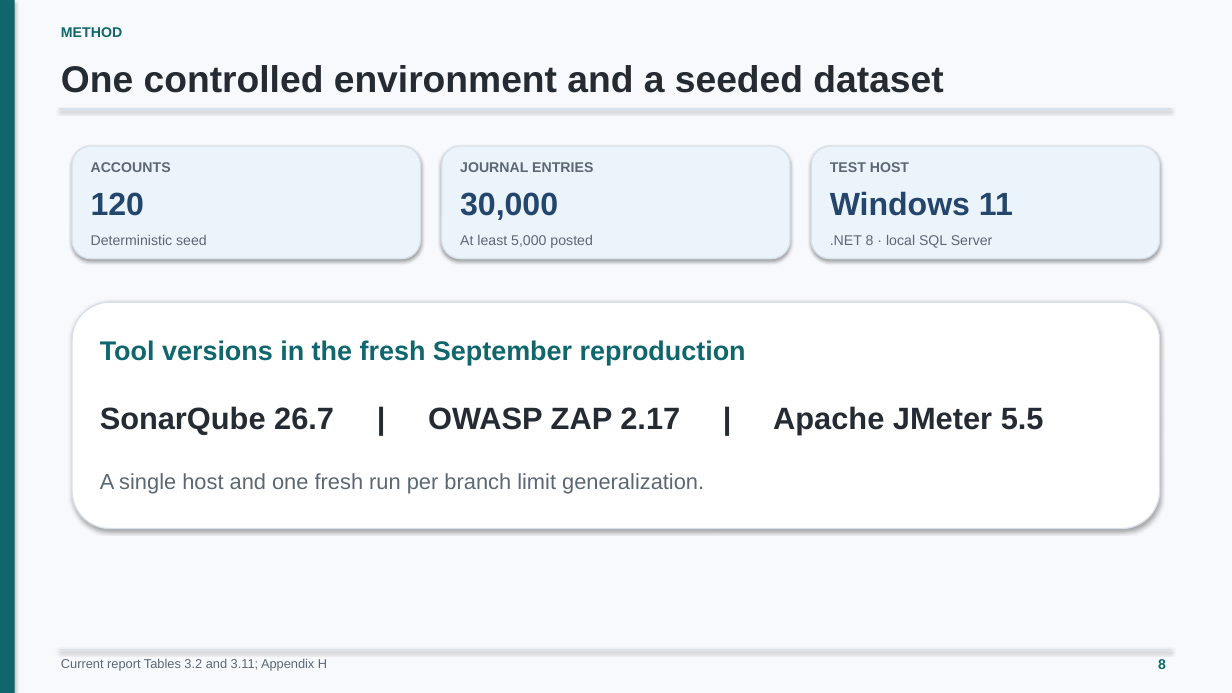
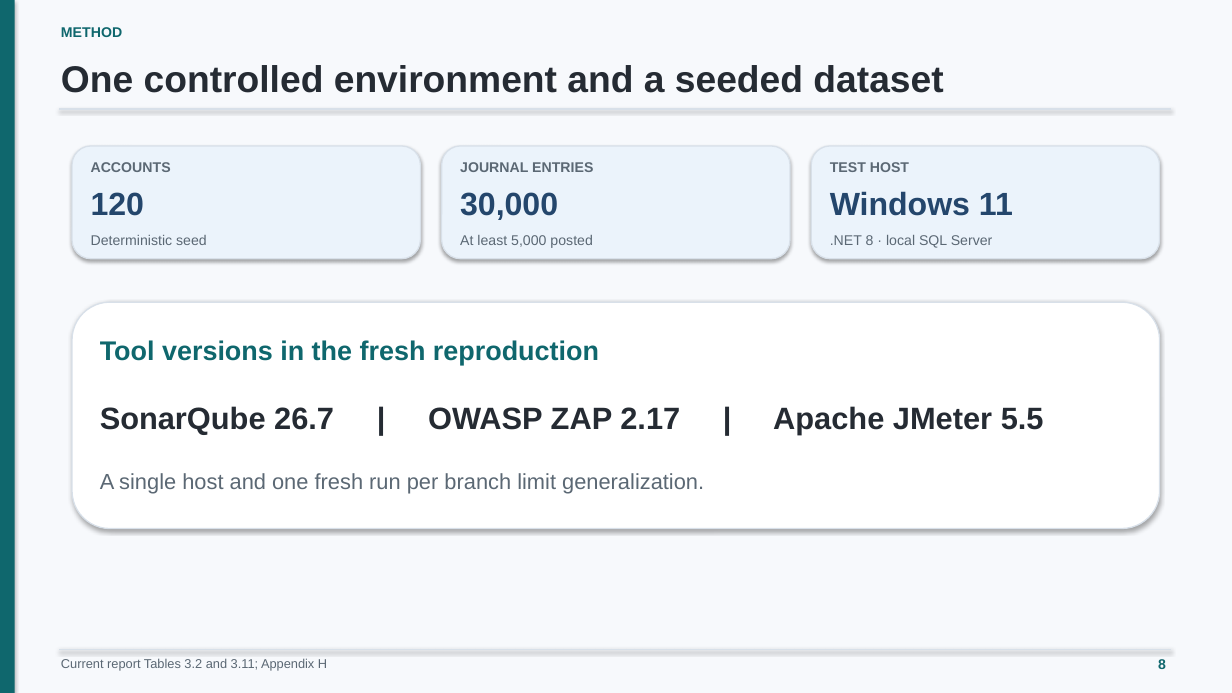
Before and after one commit to minatozaki98/financial-accounting, a slide deck: slide 8 of Document/outputs/final-defense/G6519692_Zaw_Ye_Htut_Ko_Final_Thesis_Defense.pptx. Drawn at 1232x693 pixels with LibreOffice and Linux fonts; fonts in the diff are those of the drawing. Boxes give left, top, right and bottom in pixels: in the first picture for what was removed or moved away, otherwise in the second. Text is boxed around its words. In the diff, an @@ line names an element or a change of style, - is before the commit and + after.

```diff
--- a/Document/outputs/final-defense/G6519692_Zaw_Ye_Htut_Ko_Final_Thesis_Defense.pptx
+++ b/Document/outputs/final-defense/G6519692_Zaw_Ye_Htut_Ko_Final_Thesis_Defense.pptx
@@ text at [100,340,599,365]: text changed @@
-Tool versions in the fresh September reproduction
+Tool versions in the fresh reproduction
```
Also in this commit, not shown: 2 other slides changed, 6 other files.
